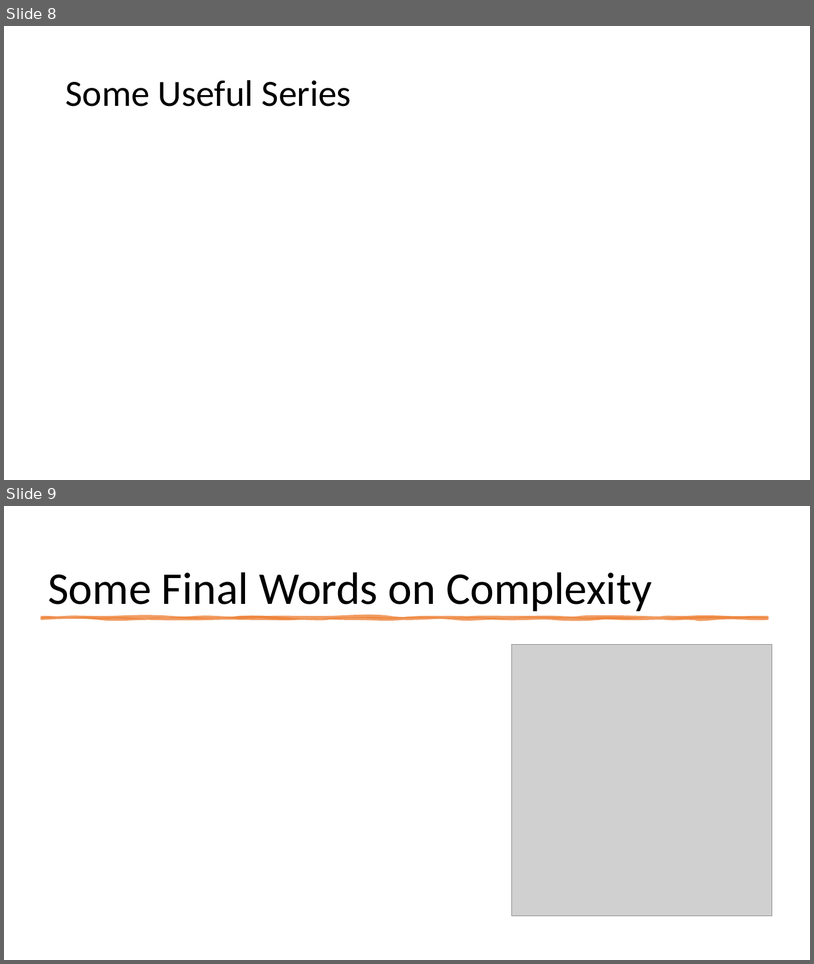
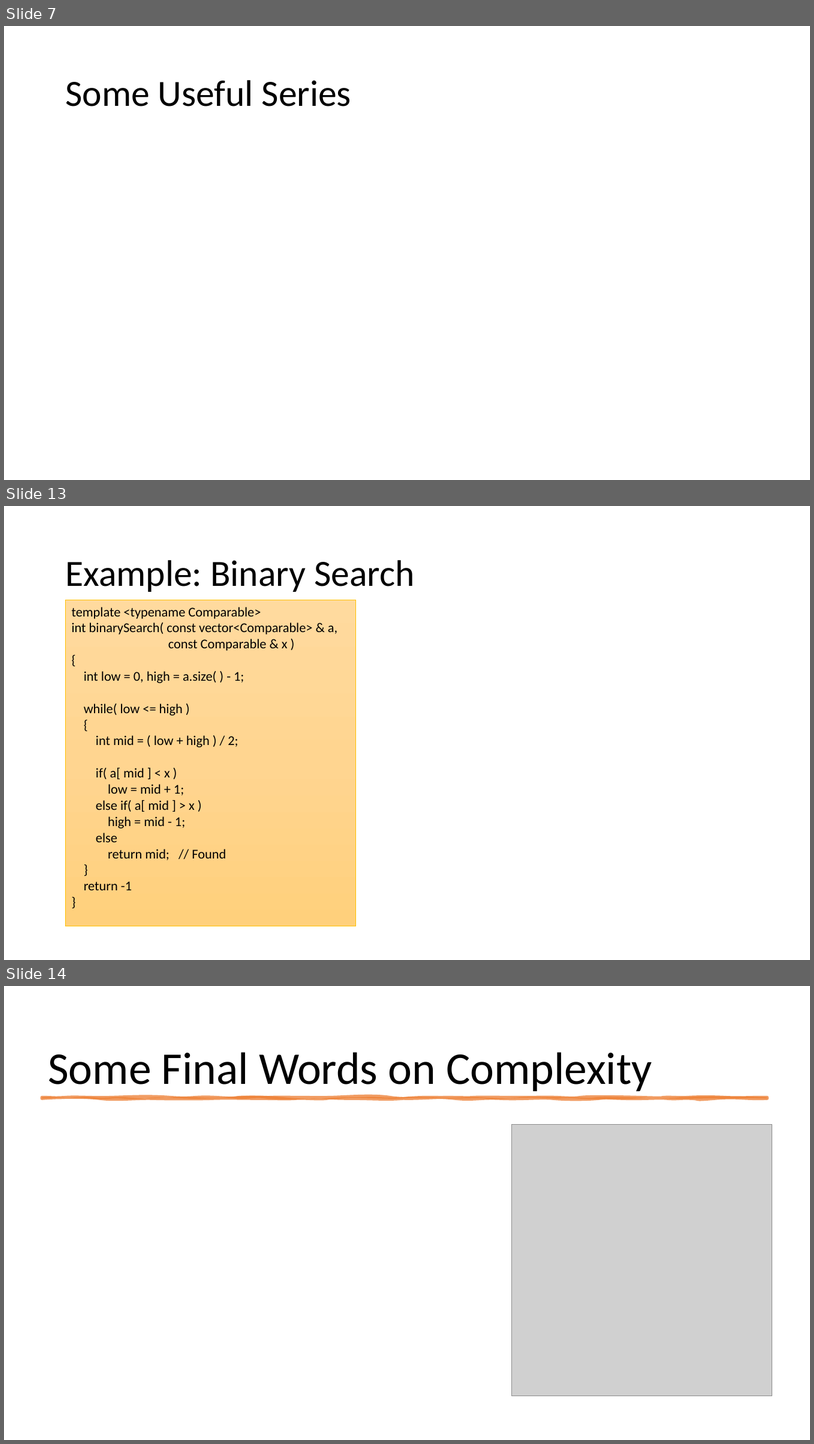
Before and after one commit to mhahsler/CS2341, a slide deck: slides/Chapter2_Algorithm_Analysis.pptx. Shown one above the other, each under a label of ours: slides 8 and 9 before the commit, slides 7, 13 and 14 after it; the slides between them are not shown. The pictures are 814x964 and 814x1444 pixels, drawn with LibreOffice and Linux fonts; fonts in the diff are those of the drawing; grey boxes stand for pictures. Boxes give left, top, right and bottom in pixels: in the first picture for what was removed or moved away, otherwise in the second. Text is boxed around its words. In the diff, an @@ line names an element or a change of style, - is before the commit and + after.

```diff
--- a/slides/Chapter2_Algorithm_Analysis.pptx
+++ b/slides/Chapter2_Algorithm_Analysis.pptx
@@ slide 13 added at <box>4,506,810,960</box>, background #FFFFFF @@
@@ title added at <box>65,560,414,592</box>, 44 pt, text #000000 @@
+Example: Binary Search
@@ rectangle added at <box>66,600,356,926</box>, fill gradient #FFDB9E to #FFD590 to #FFD07C, outline #FFC000 0.5 pt, 16 pt, text #000000 @@
+template <typename Comparable>
+int binarySearch( const vector<Comparable> & a,
+const Comparable & x )
+{
+int low = 0, high = a.size( ) - 1;
+while( low <= high )
+{
+int mid = ( low + high ) / 2;
+if( a[ mid ] < x )
+low = mid + 1;
+else if( a[ mid ] > x )
+high = mid - 1;
+else
+return mid; // Found
+}
+return -1
+}
@@ what was slide 8 is now slide 7 @@
@@ what was slide 9 is now slide 14 @@
```
Also in this commit, not shown: 2 slides changed, 4 other slides added, 1 other file.
